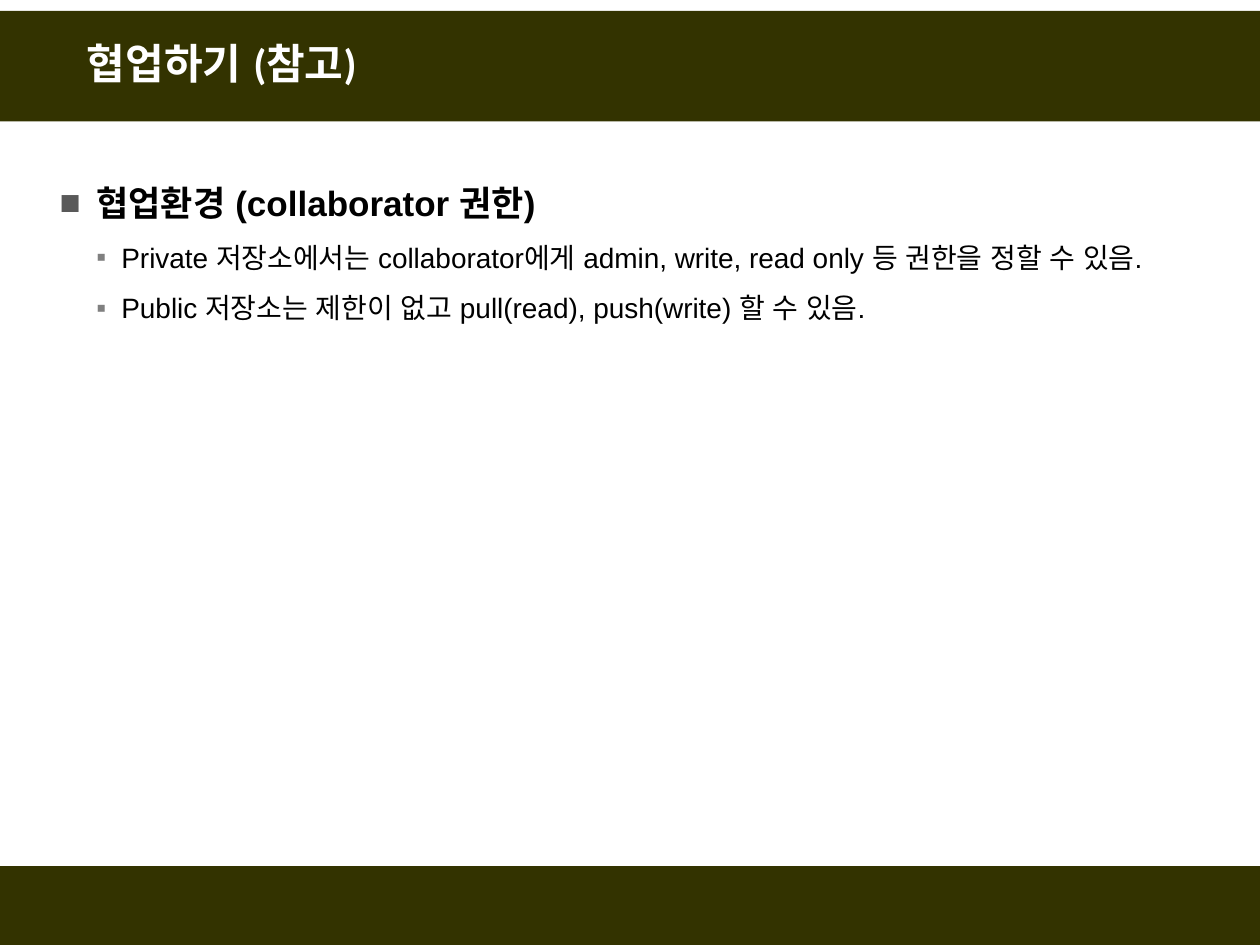
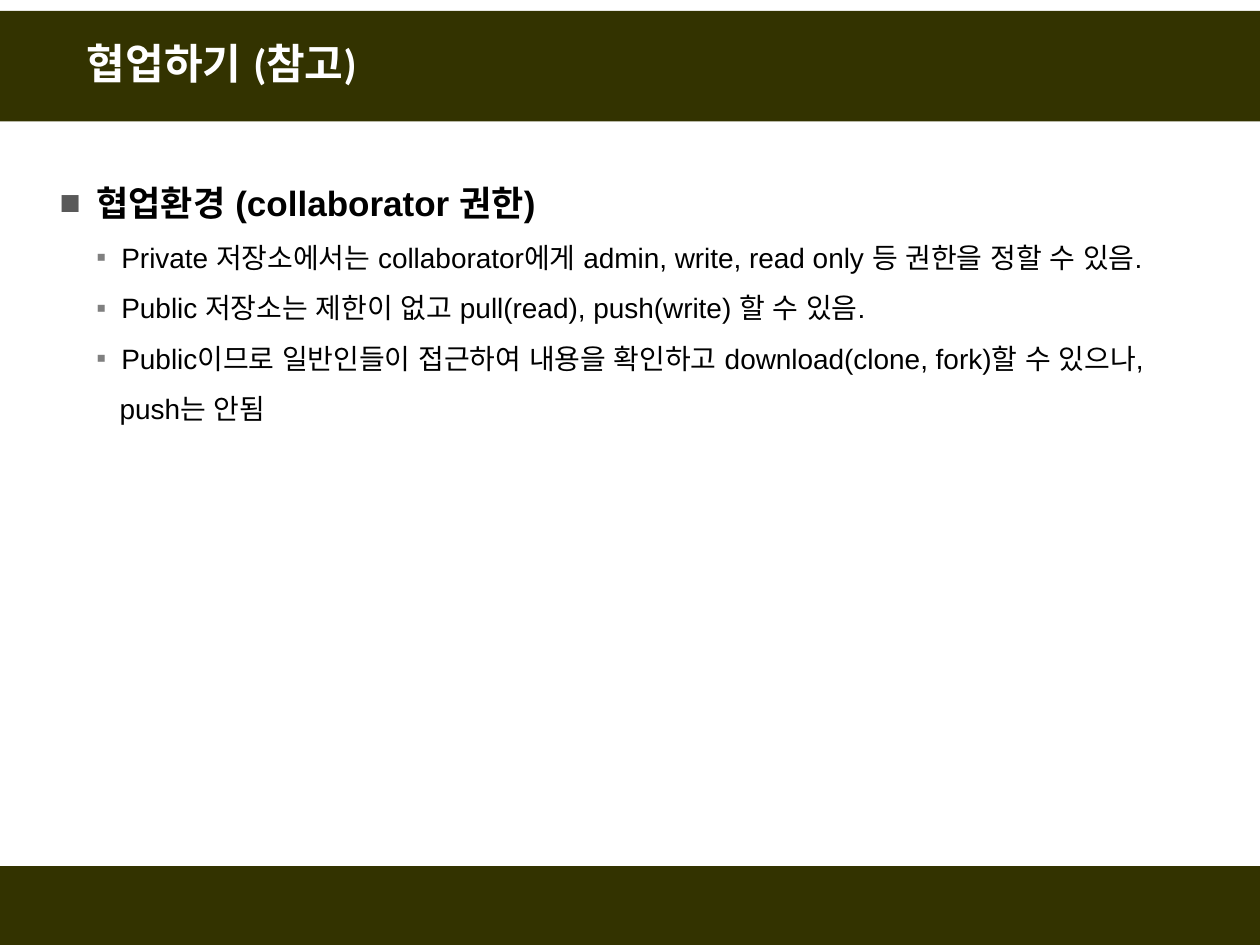
Before and after one commit to fasthill/github-lecture, a slide deck: slide 13 of git및github첫걸음-협업하기.pptx. Drawn at 1260x945 pixels with LibreOffice and Linux fonts; fonts in the diff are those of the drawing. Boxes give left, top, right and bottom in pixels: in the first picture for what was removed or moved away, otherwise in the second. Text is boxed around its words. In the diff, an @@ line names an element or a change of style, - is before the commit and + after.

```diff
--- a/git및github첫걸음-협업하기.pptx
+++ b/git및github첫걸음-협업하기.pptx
@@ text at [120,345,1144,424]: paragraphs added @@
+  ▪ Public이므로 일반인들이 접근하여 내용을 확인하고 download(clone, fork)할 수 있으나,
+  push는 안됨
```
Also in this commit, not shown: 3 slides added, 3 other files.
